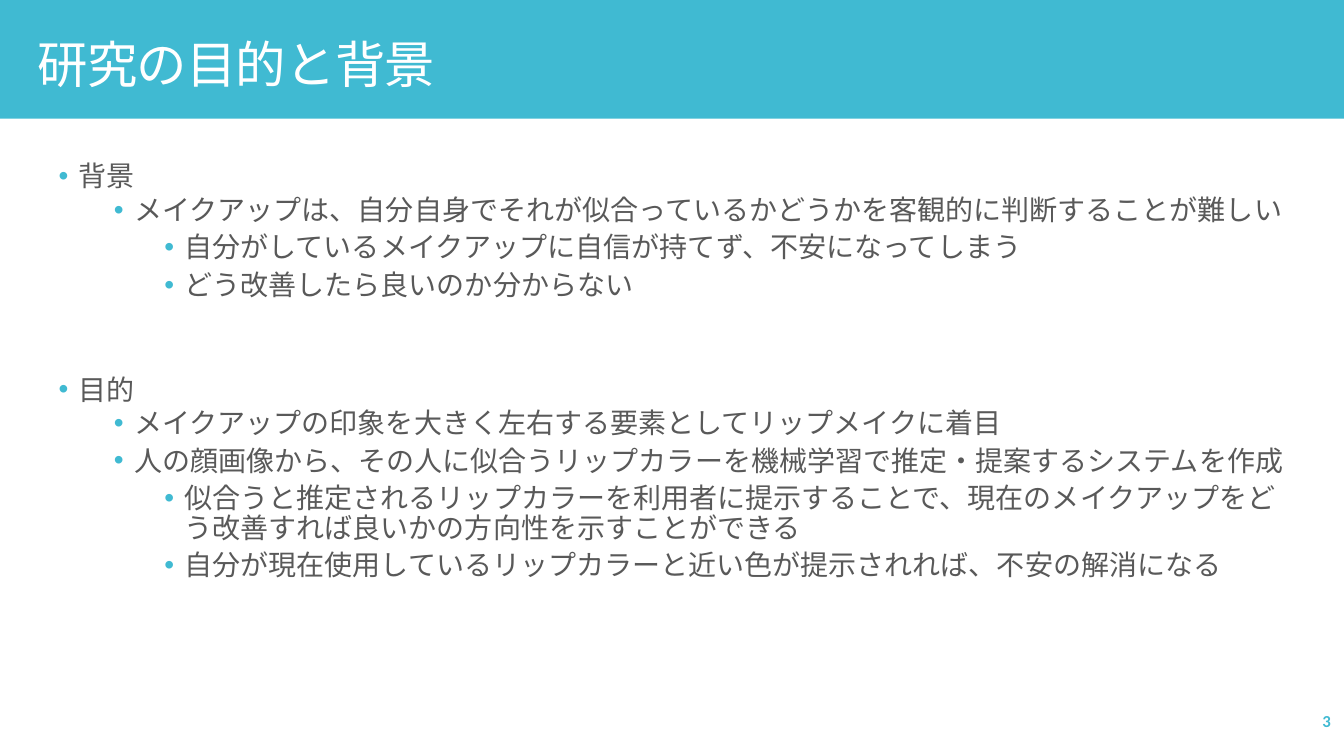
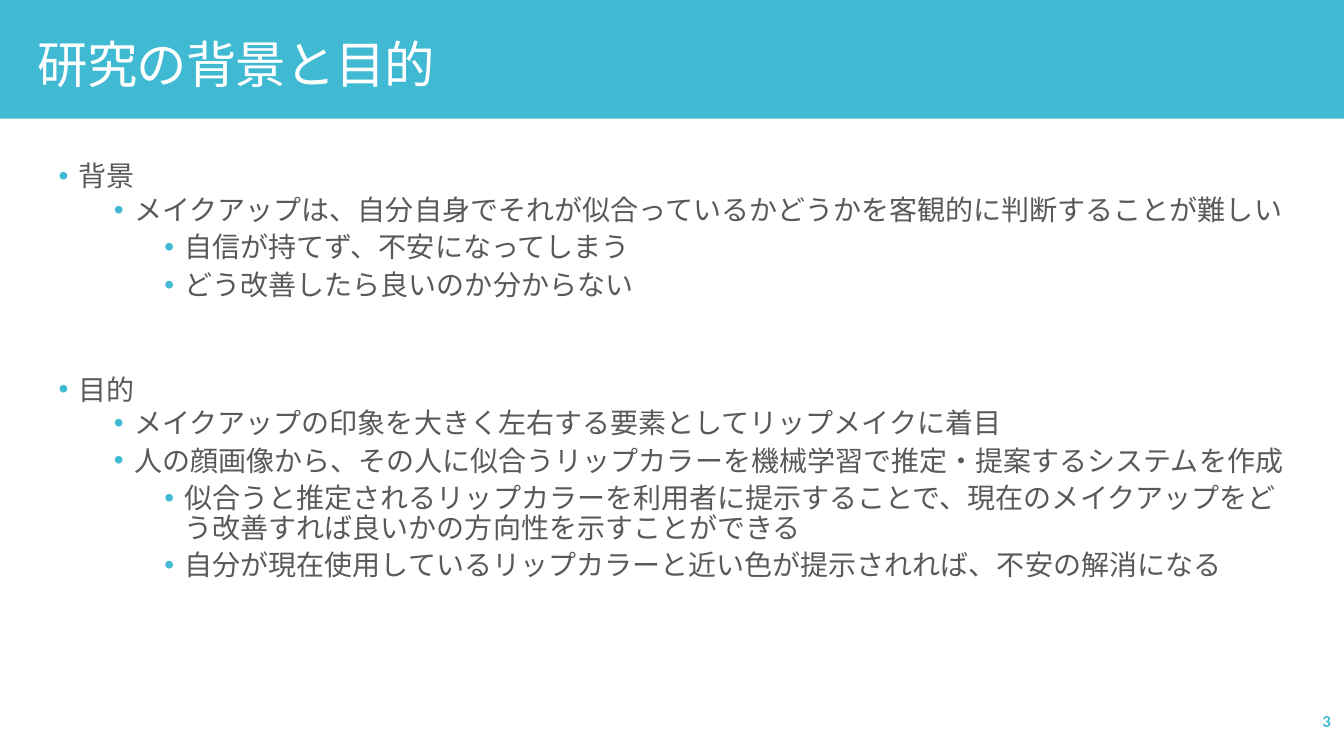
Before and after one commit to yuu5322/sci23, a slide deck: slide 3 of 口頭試問.pptx. Drawn at 1344x756 pixels with LibreOffice and Linux fonts; fonts in the diff are those of the drawing. Boxes give left, top, right and bottom in pixels: in the first picture for what was removed or moved away, otherwise in the second. Text is boxed around its words. In the diff, an @@ line names an element or a change of style, - is before the commit and + after.

```diff
--- a/口頭試問.pptx
+++ b/口頭試問.pptx
@@ text at <box>38,40,435,87</box>: text changed @@
-研究の目的と背景
+研究の背景と目的
@@ text at <box>185,233,630,260</box>: text changed @@
-    • 自分がしているメイクアップに自信が持てず、不安になってしまう
+    • 自信が持てず、不安になってしまう
```
Also in this commit, not shown: 7 other slides changed.
